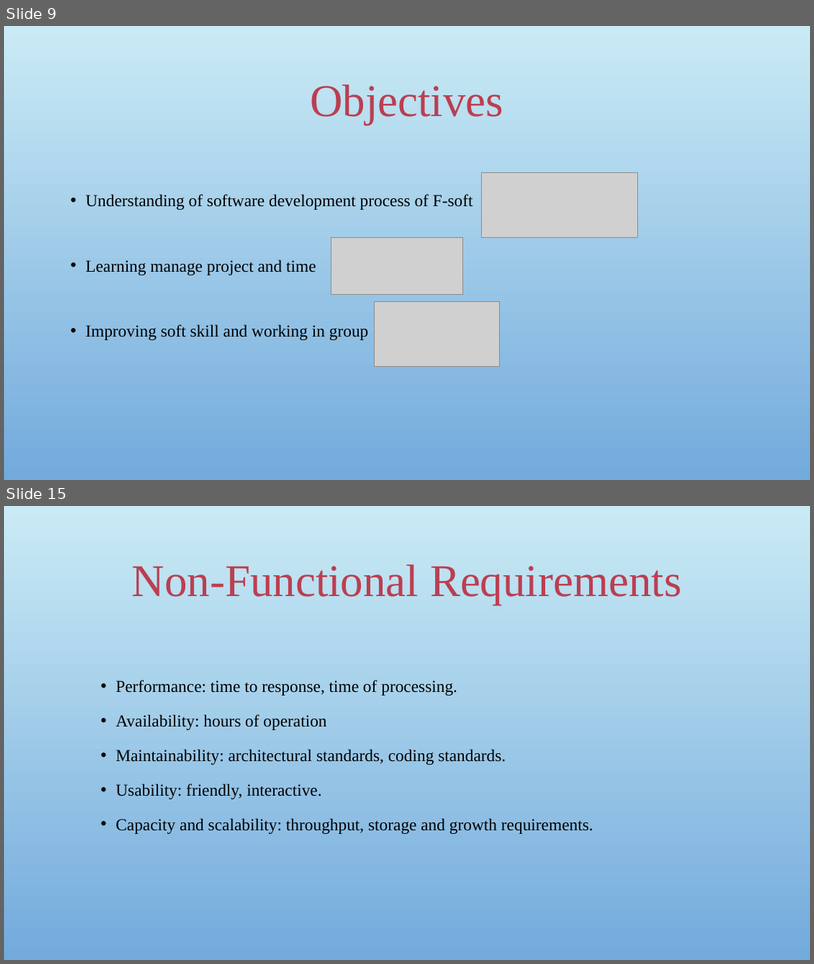
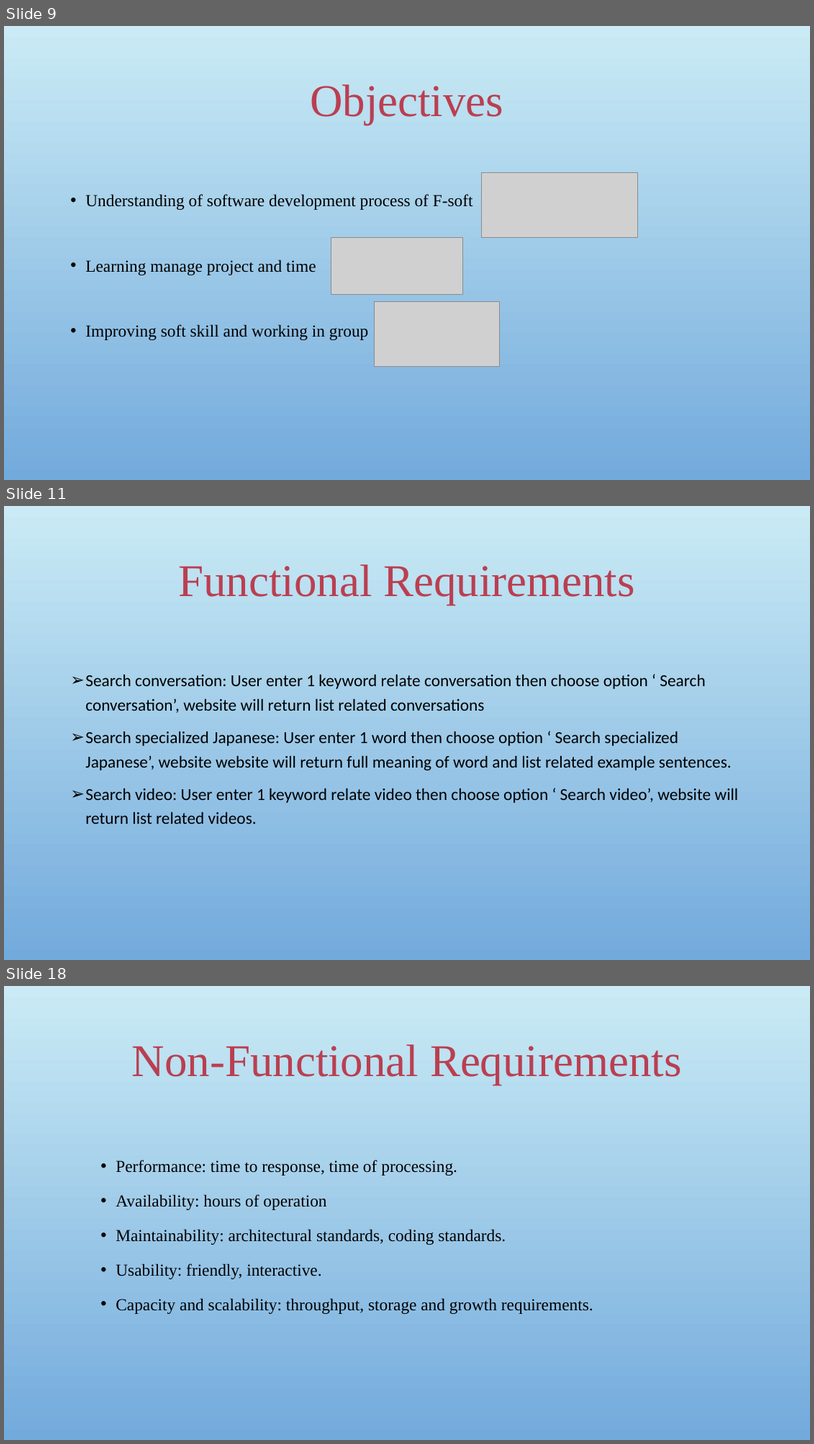
Before and after one commit to sangnvus/japanesedictionary, a slide deck: WIP/Documents/Report 1/UJD_VN_Examination_v1.0_EN/UJD_VN_ProjectOverview_v1.0.pptx. Shown one above the other, each under a label of ours: slides 9 and 15 before the commit, slides 9, 11 and 18 after it; the slides between them are not shown. The pictures are 814x964 and 814x1444 pixels, drawn with LibreOffice and Linux fonts; fonts in the diff are those of the drawing; grey boxes stand for pictures; background and template pictures are left out. Boxes give left, top, right and bottom in pixels: in the first picture for what was removed or moved away, otherwise in the second. Text is boxed around its words. In the diff, an @@ line names an element or a change of style, - is before the commit and + after.

```diff
--- a/WIP/Documents/Report 1/UJD_VN_Examination_v1.0_EN/UJD_VN_ProjectOverview_v1.0.pptx
+++ b/WIP/Documents/Report 1/UJD_VN_Examination_v1.0_EN/UJD_VN_ProjectOverview_v1.0.pptx
@@ slide 11 added at box(4, 506, 810, 960), background picture (left out) @@
@@ title added at box(178, 564, 635, 605), 54 pt, text gradient #5D2028 to #BA3F51 to #D78A95 @@
+Functional Requirements
@@ text added at box(85, 674, 739, 824), 20 pt, text #000000 @@
+➢ Search conversation: User enter 1 keyword relate conversation then choose option ‘ Search conversation’, website will return list related conversations
+➢ Search specialized Japanese: User enter 1 word then choose option ‘ Search specialized Japanese’, website website will return full meaning of word and list related example sentences.
+➢ Search video: User enter 1 keyword relate video then choose option ‘ Search video’, website will return list related videos.
@@ what was slide 15 is now slide 18 @@
```
Also in this commit, not shown: 8 slides changed, 1 other slide added, 2 slides removed.
